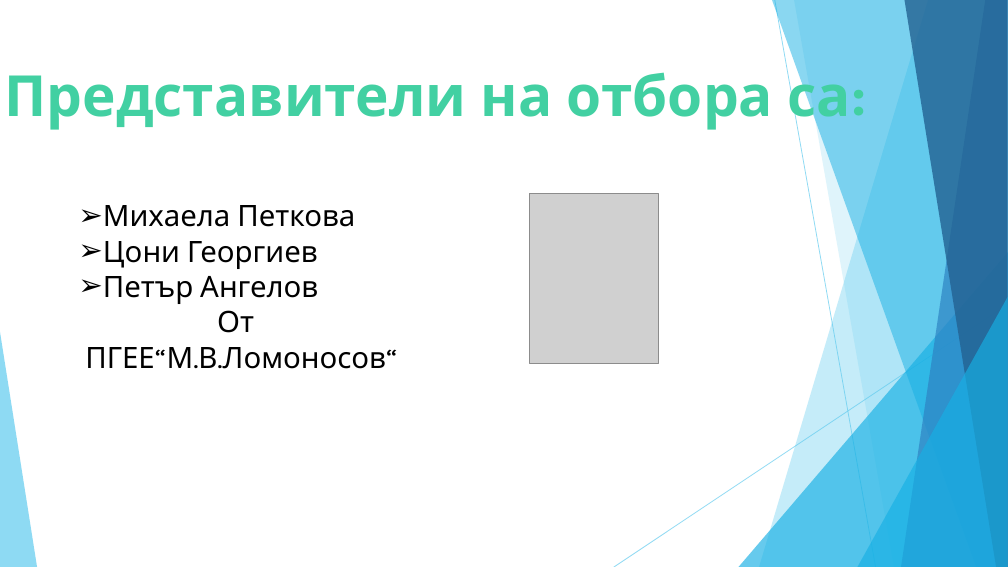
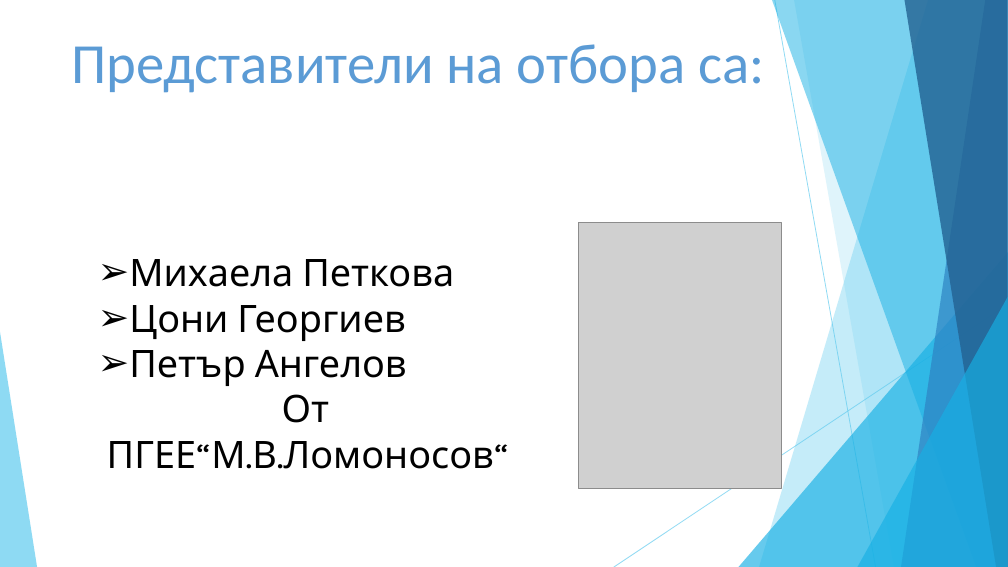
Before and after one commit to Code4Tarnovo/CMD, a slide deck: slide 6 of хакатон-2016.odp. Drawn at 1008x567 pixels with LibreOffice and Linux fonts; fonts in the diff are those of the drawing; grey boxes stand for pictures. Boxes give left, top, right and bottom in pixels: in the first picture for what was removed or moved away, otherwise in the second. Text is boxed around its words. In the diff, an @@ line names an element or a change of style, - is before the commit and + after.

```diff
--- a/хакатон-2016.odp
+++ b/хакатон-2016.odp
@@ free "Представители на отбора са:": place and size @@
-free "Представители на отбора са:" at <box>0,56,876,132</box>
+free "Представители на отбора са:" at <box>64,23,772,99</box>
@@ free "Представители на отбора са:" at <box>64,23,772,99</box>: font Karla to Calibri, text colour #42D0A2 to #5B9BD5, bold off @@
@@ picture: place and size @@
-picture at <box>530,194,659,363</box>
+picture at <box>578,223,781,489</box>
@@ text "Михаела Петкова": place and size @@
-text "Михаела Петкова" at <box>85,205,386,369</box>
+text "Михаела Петкова" at <box>107,259,494,469</box>
@@ text "Михаела Петкова" at <box>107,259,494,469</box>: size 28 to 36 pt @@
```
Also in this commit, not shown: 6 other slides changed, 5 other files.
